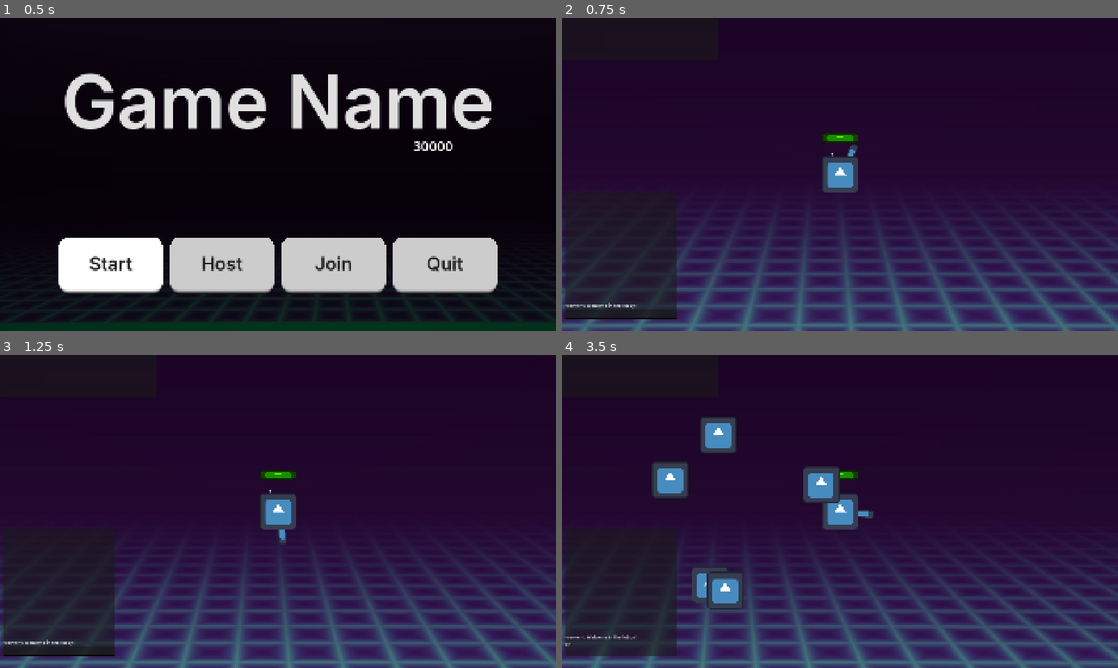
Above: before the commit, frames 1-4 (two rows, left to right).
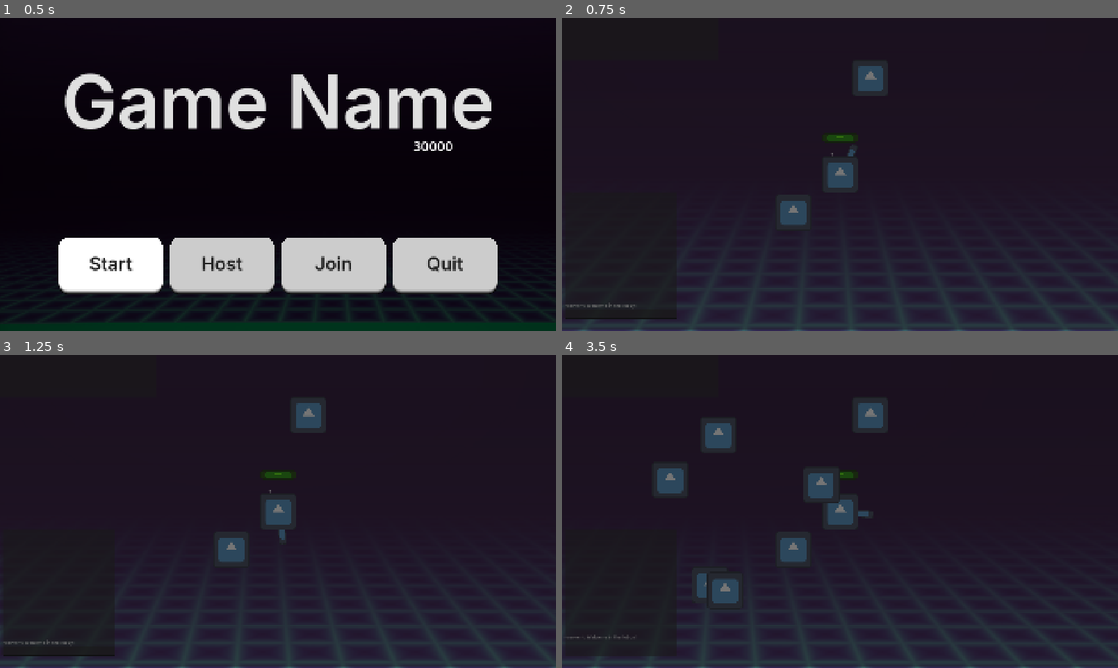
Above: after the commit, the same moments.

Repository: ThijmenDirks/something_new
Game: Godot game, scene res://root.tscn
The game is run twice, just before and just after one commit, with the same random seed, the same clock (stepped at 60 frames per second) and the same inputs. The engine's default icon, where the game draws it, is replaced by a stand-in: a white triangle on a blue panel in a dark square.
Inputs (mouse positions are in pixels of both pictures, inside the frame that each line leads up to):
- Up to frame 1 (0.5 s): no input
- Up to frame 2 (0.75 s): click "Start" at 0.5 s
- Up to frame 3 (1.25 s): no input
- Up to frame 4 (3.5 s): click (623, 652) at 1.27 s; type "12" at 1.35 s; click (639, 376) at 2 s; tap Enter (ui_accept) at 2.75, 3.02 s; move the mouse to (962, 495) at 2.77 s; hold Right (right_1) from 2.78 s (still down); tap T (enter_chat) at 2.85 s; click (962, 495) at 2.92 s

Frame 1 is identical in both runs. In frame 2, 31% of the frame differs, in the area x 0-100%, y 13-100%; in frame 3, 31%; in frame 4, 32%.
Error in both runs: Invalid access to property or key 'chat' on a base object of type 'CharacterBody2D (shadow_clone.gd)'. (res://player/player.gd:185)

Commit message:
commit to phone test
added some sprites to the player to test wheter i can commit to phone

Diff:
--- a/player/interface.tscn
+++ b/player/interface.tscn
@@ -59,4 +59,8 @@
 offset_right = 541.0
 offset_bottom = 146.0
 
+[node name="Panel" type="Panel" parent="." unique_id=982799090]
+offset_right = 1933.0
+offset_bottom = 1077.0
+
 [connection signal="pressed" from="CastSpellButton" to="." method="_on_cast_spell_button_pressed"]
--- a/player/player.tscn
+++ b/player/player.tscn
@@ -158,5 +158,13 @@
 wait_time = 10.0
 one_shot = true
 
+[node name="Icon" type="Sprite2D" parent="." unique_id=1417697596]
+position = Vector2(104, -333)
+texture = ExtResource("3_fhl08")
+
+[node name="Icon2" type="Sprite2D" parent="." unique_id=220568098]
+position = Vector2(-162, 130)
+texture = ExtResource("3_fhl08")
+
 [connection signal="timeout" from="SpellCastSystem/AimTimer" to="SpellCastSystem" method="_on_aim_timer_timeout"]
 [connection signal="timeout" from="PingTimer" to="." method="_on_ping_timer_timeout"]
